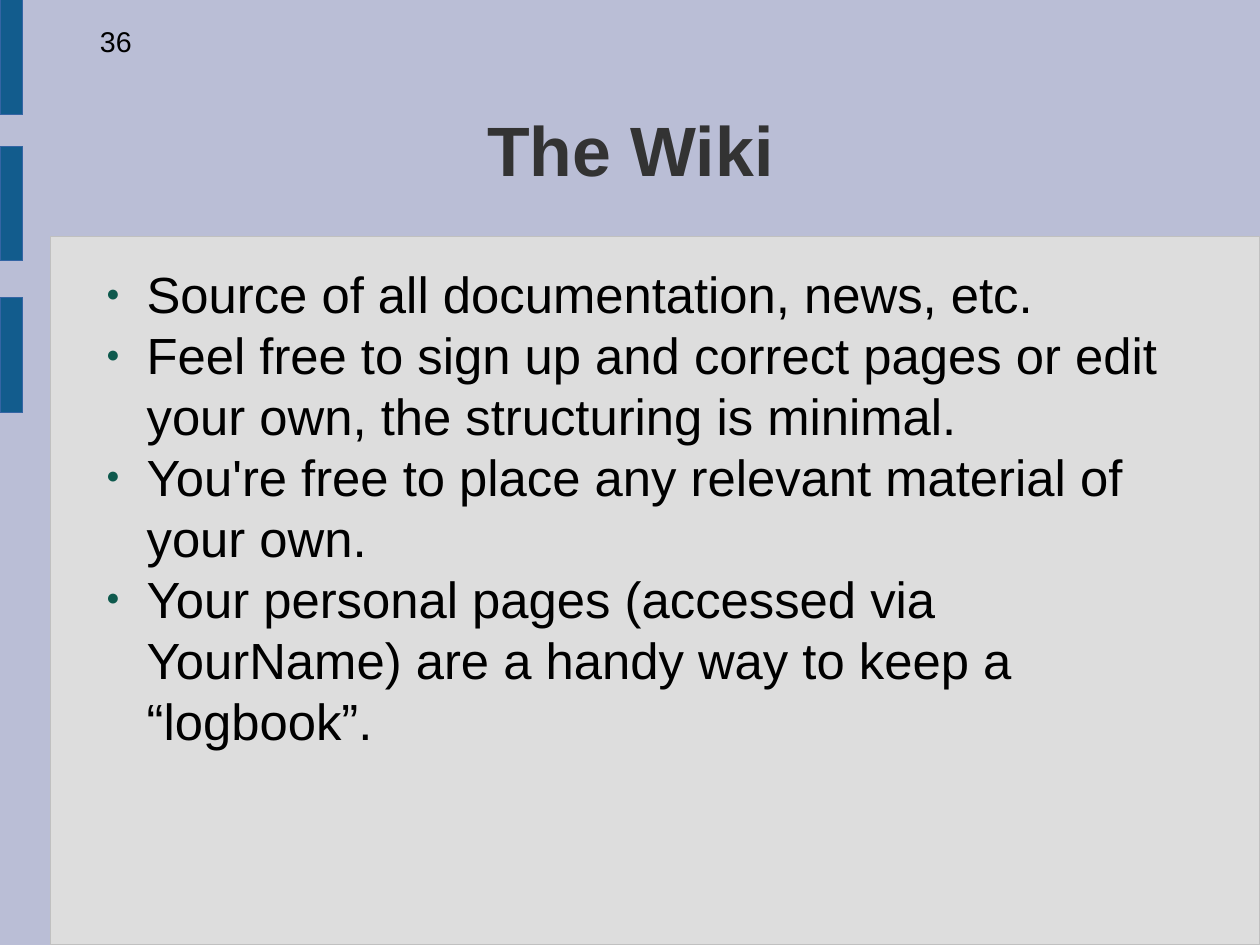
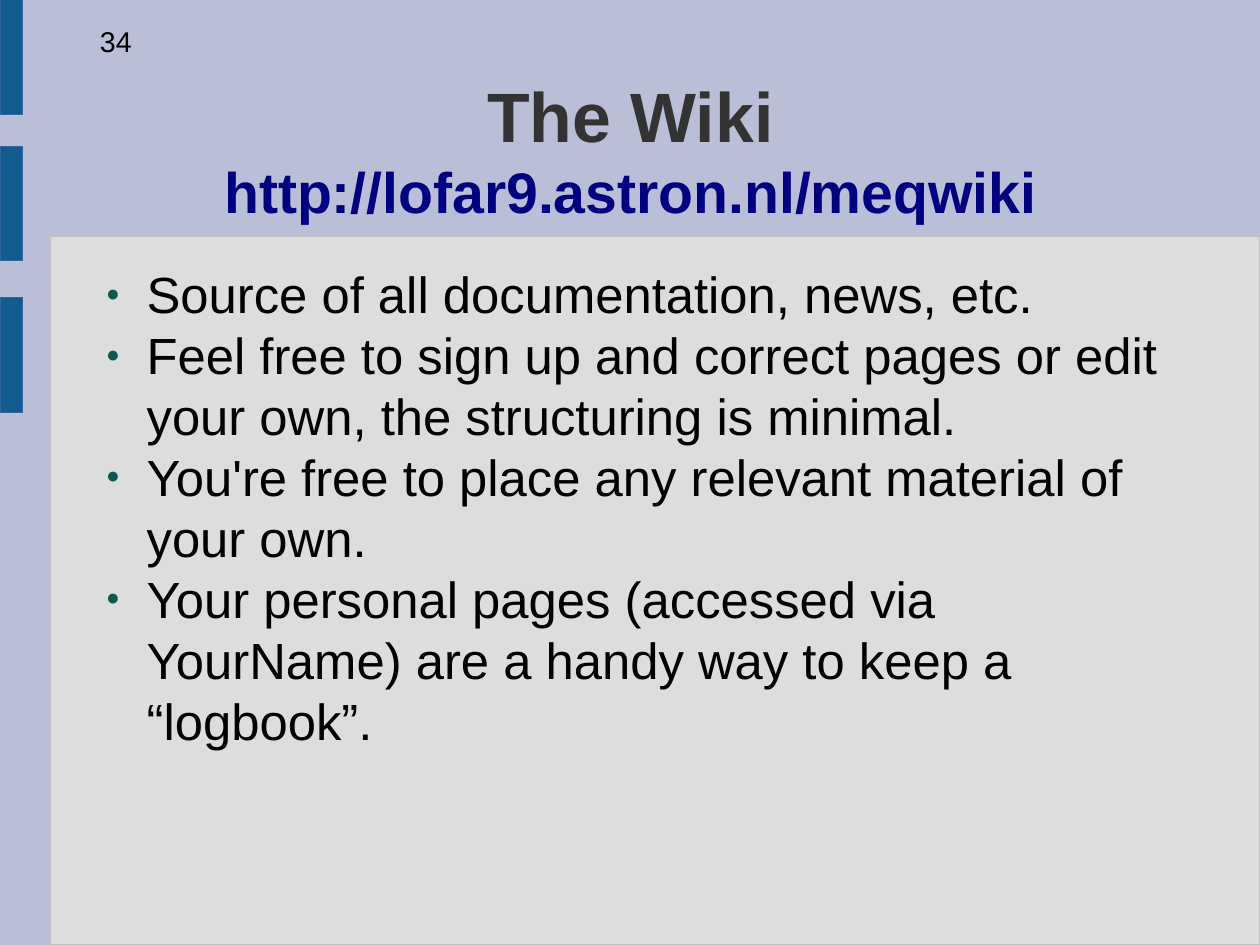
Before and after one commit to ratt-ru/meqtrees-timba, a slide deck: slide 34 of doc/Courses/Workshop2006-Presentations/5-LSM-Design-Debugging.odp (slide 36 before the commit). Drawn at 1260x945 pixels with LibreOffice and Linux fonts; fonts in the diff are those of the drawing. Boxes give left, top, right and bottom in pixels: in the first picture for what was removed or moved away, otherwise in the second. Text is boxed around its words. In the diff, an @@ line names an element or a change of style, - is before the commit and + after.

```diff
--- a/doc/Courses/Workshop2006-Presentations/5-LSM-Design-Debugging.odp
+++ b/doc/Courses/Workshop2006-Presentations/5-LSM-Design-Debugging.odp
@@ page number at (100,32,132,53): text changed @@
-36
+34
@@ title at (224,91,1036,223): text changed; size 44 to 36 pt; text colour #333333 to #000080 @@
-The Wiki
+The Wiki
+http://lofar9.astron.nl/meqwiki
```
Also in this commit, not shown: 19 other slides changed, 2 slides removed, 1 other file.
